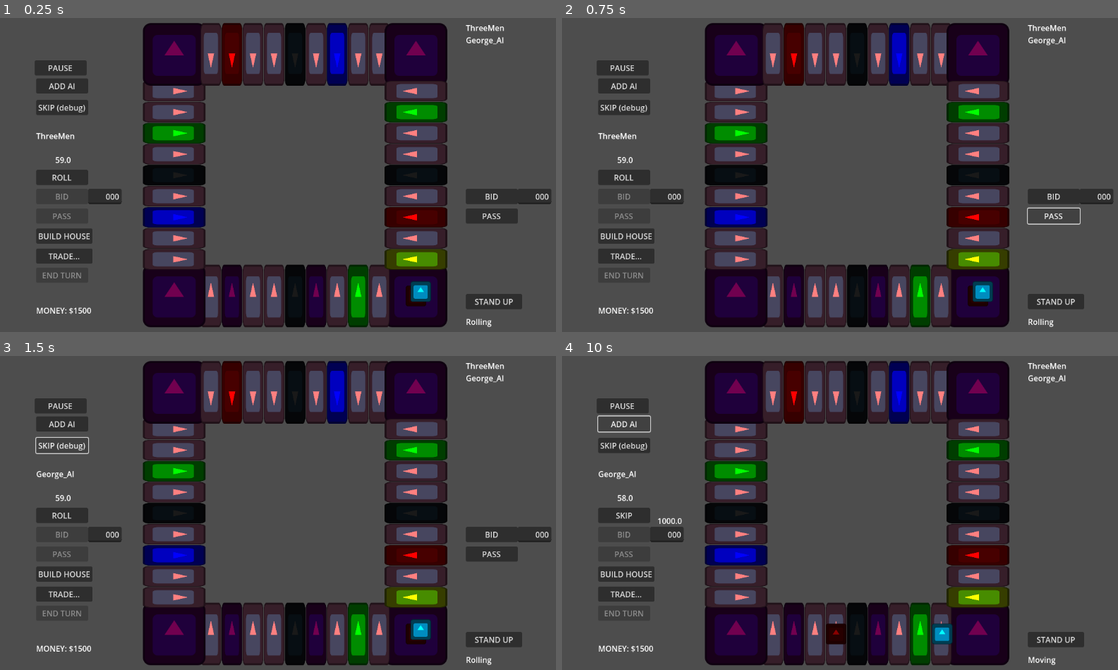
Above: before the commit, frames 1-4 (two rows, left to right).
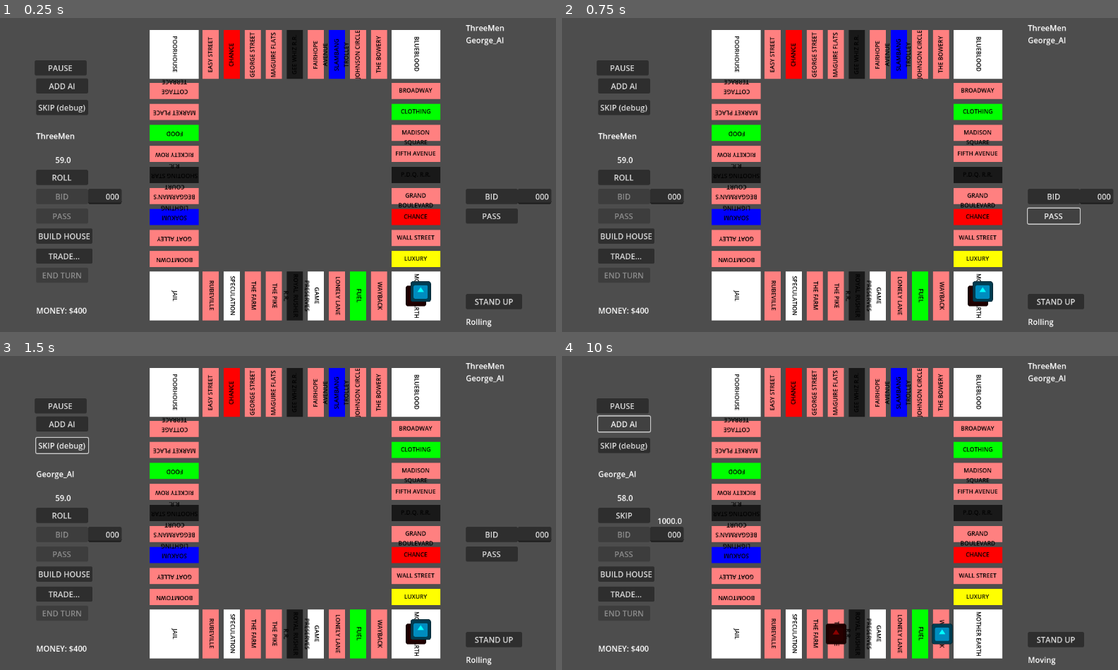
Above: after the commit, the same moments.

Repository: maclark/TheLandlordsGame
Game: Godot game, scene res://Landlord.tscn
The game is run twice, just before and just after one commit, with the same random seed, the same clock (stepped at 60 frames per second) and the same inputs. The engine's default icon, where the game draws it, is replaced by a stand-in: a white triangle on a blue panel in a dark square.
Inputs:
- Up to frame 1 (0.25 s): no input
- Up to frame 2 (0.75 s): click "PASS" at 0.5 s
- Up to frame 3 (1.5 s): click "SKIP (debug)" at 1.25 s
- Up to frame 4 (10 s): click "SKIP (debug)" at 2 s; click "ADD AI" at 2.75 s; click "STAND UP" at 3.5 s; click "SIT" at 4.25 s; click "ROLL" at 5 s; click "BID" at 5.75 s; click "PASS" at 6.5 s; click "BUILD HOUSE" at 7.25 s; click "TRADE..." at 8 s; click "END TURN" at 8.75 s; click "ADD AI" at 9.5 s

The runs differ from the first frame. In frame 1, 31% of the frame differs, in the area x 13-81%, y 1-99%; in frame 2, 31%; in frame 3, 31%; in frame 4, 31%.
Error before the commit: Out of bounds get index '0' (on base: 'Array[Player]') (res://scripts/GameBoard.gd:565)
Error after the commit: Out of bounds get index '0' (on base: 'Array[Player]') (res://scripts/GameBoard.gd:589)

Commit message:
Defined chance deck Defined luxury deck Converted normal and corner squares into white squares with label child Defined some starting component values

Diff:
--- a/CornerSquare.tscn
+++ b/CornerSquare.tscn
@@ -1,10 +1,22 @@
 [gd_scene load_steps=3 format=3 uid="uid://coeepal6ubv7m"]
 
-[ext_resource type="Texture2D" uid="uid://d30nmjmahfmd" path="res://icon.svg" id="1_4xp8s"]
+[ext_resource type="Texture2D" uid="uid://ipf7iv5ex20" path="res://white-square.png" id="2_4xp8s"]
 [ext_resource type="Script" uid="uid://dnvgakkgay4fc" path="res://scripts/Square.gd" id="2_r2t6n"]
 
-[node name="CornerSquare" type="Sprite2D"]
-modulate = Color(0.443137, 0, 0.309804, 1)
-texture = ExtResource("1_4xp8s")
+[node name="Square" type="Node2D"]
 script = ExtResource("2_r2t6n")
-type = 1
+
+[node name="Sprite2D" type="Sprite2D" parent="."]
+texture = ExtResource("2_4xp8s")
+
+[node name="Label" type="Label" parent="."]
+offset_left = 10.0
+offset_top = -50.0
+offset_right = 110.0
+offset_bottom = -17.0
+rotation = 1.5708
+theme_override_colors/font_color = Color(0, 0, 0, 1)
+theme_override_font_sizes/font_size = 12
+text = "ST JAMES PLACE"
+horizontal_alignment = 1
+autowrap_mode = 2
--- a/NormalSquare.tscn
+++ b/NormalSquare.tscn
@@ -1,11 +1,23 @@
 [gd_scene load_steps=3 format=3 uid="uid://cgxabbrci58n6"]
 
-[ext_resource type="Texture2D" uid="uid://d30nmjmahfmd" path="res://icon.svg" id="1_rk711"]
+[ext_resource type="Texture2D" uid="uid://ipf7iv5ex20" path="res://white-square.png" id="2_rk711"]
 [ext_resource type="Script" uid="uid://dnvgakkgay4fc" path="res://scripts/Square.gd" id="2_wkptf"]
 
-[node name="NormalSquare" type="Sprite2D"]
-modulate = Color(0.443137, 0, 0.309804, 1)
+[node name="Square" type="Node2D"]
+script = ExtResource("2_wkptf")
+
+[node name="Sprite2D" type="Sprite2D" parent="."]
 scale = Vector2(0.33, 1)
-texture = ExtResource("1_rk711")
-script = ExtResource("2_wkptf")
-type = 2
+texture = ExtResource("2_rk711")
+
+[node name="Label" type="Label" parent="."]
+offset_left = 10.0
+offset_top = -50.0
+offset_right = 110.0
+offset_bottom = -17.0
+rotation = 1.5708
+theme_override_colors/font_color = Color(0, 0, 0, 1)
+theme_override_font_sizes/font_size = 12
+text = "ST JAMES PLACE"
+horizontal_alignment = 1
+autowrap_mode = 2
--- /dev/null
+++ b/scripts/ChanceDeck.gd
@@ -0,0 +1,50 @@
+class_name ChanceDeck
+
+var deck: Array[int] = []
+var deck_index: int = 0
+
+func _init() -> void:
+	for i in range(0, 16):
+		deck.append(i)
+	deck.shuffle()
+	deck_index = 0
+
+func draw_card(index: int, _board: GameBoard) -> void:
+	# note: placing card at bottom of deck, not shuffling it in
+	# TODO implement functionality duh
+	index = (index + 1) % deck.size()
+	match index:
+		0:
+			print("go ahead 3 spaces")
+		1:
+			print("take a free turn")
+		2:
+			print("go to Mother Earth (collect wages)")
+		3:
+			print("go to jail")
+		4:
+			print("go to wall st")
+		5:
+			print("pay $100 taxes")
+		6:
+			print("collect $75 from lawsuit")
+		7:
+			print("miss a turn")
+		8:
+			print("go to mother earth (colelct $100 wages)") # duplicate, mismatched subtitle tho
+		9:
+			print("collect $100 tax refund")
+		10:
+			print("collect $25 from each player")
+		11:
+			print("get ouf of jail (return card to deck after use)")
+		12:
+			print("collect $50 from sale of stock")
+		13:
+			print("pay $50 stock loss")
+		14:
+			print("pay $25 to each player")
+		15:
+			print("pay $75 lawyer's fees")
+		_:
+			push_warning("oob card index: %d" % index)
--- a/scripts/GameBoard.gd
+++ b/scripts/GameBoard.gd
@@ -41,8 +41,12 @@
 @onready var auction_high_bid:		Label = get_node("%AuctionUI/HighBid")
 @onready var auction_bidders:		Label = get_node("%AuctionUI/HighBidders")
 
+
 var single_taxing:			bool = false
+var public_treasury:		int = 0
 var current_laps:			int = 0
+var chance_deck:			ChanceDeck = null
+var luxury_deck:			LuxuryDeck = null
 var square_going_to:		Square = null
 var square_came_from:		Square = null
 var current_player_money:	Label = null
@@ -76,7 +80,10 @@
 }
 
 func reset_settings() -> void:
-	start_money 			= Landlord.START_MONEY
+	start_money = 400
+	match (players.size()):
+		2: start_money = 600
+		3: start_money = 500
 	labor_on_mother_earth 	= Landlord.LABOR_ON_MOTHER_EARTH
 	time_per_turn 			= Landlord.TIME_PER_TURN
 	time_per_bid 			= Landlord.TIME_PER_BID
@@ -90,6 +97,9 @@
 	id = new_id
 	lord = new_lord
 	host = new_host
+	chance_deck = lord.ChanceDeckClass.new()
+	luxury_deck = lord.LuxuryDeckClass.new()
+
 	start_butt.pressed.connect(start_game)
 
 	var add_ai_button: Button = get_node("%AddAI")
@@ -99,7 +109,6 @@
 	var stand_up_button: Button = get_node("%StandUp")
 	stand_up_button.pressed.connect(stand_up)
 
-	# connect buttons
 	roll_butt.pressed.connect(roll_dice)
 	bid_butt.pressed.connect(bid_submitted)
 	pass_bid_butt.pressed.connect(pass_bid_pressed)
@@ -115,7 +124,7 @@
 	var noncurrent_pass_bid_butt = noncurrent_ui.get_node("Pass2")
 	noncurrent_pass_bid_butt.pressed.connect(pass_bid) # i think ok
 
-	# make board squares
+	# start with Mother Earth (GO) in bot right and go clockwise
 	make_square(Square.Type.Go, "MOTHER EARTH", 0, 0)
 	make_square(Square.Type.Property, "WAYBACK", 25, 0)
 	make_square(Square.Type.Taxes, "FUEL", 10, 0)
@@ -277,7 +286,6 @@
 			while keep_going:
 				var step = delta * move_speed
 				var next_square_index = current_player.square.num + 1
-				print("next_square_index %d" % next_square_index)
 				if next_square_index == squares.size():
 					next_square_index = 0
 				var to_destination = squares[next_square_index].position - current_player.token.position
@@ -286,7 +294,6 @@
 					if next_square_index == 0: # we've reached Go!
 						current_laps += 1
 					current_player.square = squares[next_square_index]
-					print("current_player.square: %s(%d)" % [current_player.square.title, current_player.square.num])
 					if current_player.square == square_going_to:
 						skip_move_animation = false
 						place_player_token(current_player, square_going_to)
@@ -490,25 +497,41 @@
 	var rent = 10
 	match square.type:
 		Square.Type.Property:
-			rent = square.sale_price + square.houses * square.house_rent
+			rent = square.land_rent + square.houses * lord.HOUSE_RENT
 		Square.Type.Utility:
-			#TODO
-			pass
+			rent = 5
+			if square.lord:
+				var utilities_owned = square.lord.properties.filter(func(sqr): return sqr.type == Square.Type.Utility)
+				# a "municipal cinch"!
+				if utilities_owned.size() == 2:
+					rent = 25
 		Square.Type.Railroad:
-			#TODO
-			pass
+			rent = 5
+			if square.lord:
+				var rrs_owned = square.lord.properties.filter(func(sqr): return sqr.type == Square.Type.Utility).size()
+				match rrs_owned:
+					2: rent = 10
+					3: rent = 20
+					4: rent = 50
+					_: push_warning("how do you own %d rrs?" % rrs_owned)
+		_:  push_warning("unhandled square is charging rent?: %s" % square.nickname)
 
 	if tenant.money >= rent:
-		print(tenant.nickname + " paid rent $%d(-$%d)" % [tenant.money, rent])
 		tenant.money -= rent
-		square.lord.money += rent
 		update_money(tenant)
-		update_money(square.lord)
+		if square.lod:
+			update_money(square.lord)
+			square.lord.money += rent
+			print(tenant.nickname + " paid rent $%d(-$%d) to %s" % [tenant.money, rent, square.lord.nickname])
+		else:
+			public_treasury += rent
+			print(tenant.nickname + " paid rent $%d(-$%d) to public treasury" % [tenant.money, rent])
 		mode = Mode.WaitingForEndTurn
 	else:
 		if tenant.is_ai:
 			pass
 			# TODO bankruptcy!
+			# offer selling of goods or something?
 
 func start_auction(for_sale : Square) -> void:
 	print("start bidding for %s" % for_sale.title)
@@ -535,6 +558,7 @@
 			winner = top_bidders.pick_random()
 	elif top_bidders.size() == 0:
 		# TODO auction with no winner?
+		# paid into PUBLIC TREASURY (maybe this does nothing until LVT?)
 		pass
 	else:
 		winner = top_bidders[0]
--- a/scripts/Landlord.gd
+++ b/scripts/Landlord.gd
@@ -3,7 +3,7 @@
 
 # TODO a chat! duh, ugh
 
-@onready var listings:				Node2D = $Listings
+@onready var listings:		Node2D = $Listings
 
 var BoardListingScene 		= preload("res://BoardListing.tscn")
 var GameBoardScene 			= preload("res://GameBoard.tscn")
@@ -12,6 +12,8 @@
 var PlayerTokenScene 		= preload("res://PlayerToken.tscn")
 var PlayerClass 			= preload("res://scripts/Player.gd")
 var UserClass 				= preload("res://scripts/User.gd")
+var ChanceDeckClass 		= preload("res://scripts/ChanceDeck.gd")
+var LuxuryDeckClass 		= preload("res://scripts/LuxuryDeck.gd")
 var board_listings:			Array[BoardListing] = []
 var default_player_names: 	Array[String] = []
 var hosting_button: 		Button = null
@@ -23,7 +25,9 @@
 const LABOR_ON_MOTHER_EARTH 	= 200
 const TIME_PER_TURN 			= 60.0
 const TIME_PER_BID 				= 1000.0
-const START_MONEY 				= 1500
+const BEGINNER_START_MONEY		= 75
+const HOUSE_RENT				= 10
+const IMPROVEMENT_COST			= 100
 const PLAYER_COLORS = [Color.DARK_RED, Color.AQUA, Color.CHARTREUSE, Color.YELLOW]
 
 func _ready() -> void:
--- /dev/null
+++ b/scripts/LuxuryDeck.gd
@@ -0,0 +1,47 @@
+class_name LuxuryDeck
+
+var deck: Array[int] = []
+var deck_index: int = 0
+
+func _init() -> void:
+	for i in range(0, 27):
+		deck.append(i)
+	deck.shuffle()
+	deck_index = 0
+
+func draw_card(index: int) -> void:
+	# note: placing card at bottom of deck, not shuffling it in
+	index = (index + 1) % deck.size()
+	var description = "-"
+	match index:
+		0: description = "AN AUTOMOBILE"
+		1: description = "A SUMMER AT THE SEASHORE"
+		2: description = "A LIBRARY"
+		3: description = "A BUST OF HENRY GEORGE"
+		4: description = "ROAST TURKEY & DRESSING"
+		5: description = "A FINE CIGAR"
+		6: description = "A PET PANDA"
+		7: description = "A TYPE WRITER"
+		8: description = "BREAKFAST IN BED"
+		9: description = "A PAIR OF SPATS"
+		10: description = "A FUR COAT"
+		11: description = "A DAY OFF"
+		12: description = "A TELESCOPE"
+		13: description = "A TELEPHONE"
+		14: description = "A MAID"
+		15: description = "A PRINTING PRESS"
+		16: description = "A VICTROLA"
+		17: description = "LA SWELLE HOTEL"
+		18: description = "A TUXEDO"
+		19: description = "A KISS"
+		20: description = "STEAK AT DEMONICO'S"
+		21: description = "A VISIT TO THE SOUTH"
+		22: description = "A TEDDY BEAR"
+		23: description = "HENRICI'S RESTAURANT"
+		24: description = "A BASEBALL CLUB"
+		25: description = "AN AEROPLANE"
+		26: description = "A DIAMOND RING"
+		_:
+			push_warning("oob card index: %d" % index)
+			description = "unhandled card index: " + str(index)
+	print("card drawn: %s, worth $100 at end of game" % description)
--- a/scripts/Square.gd
+++ b/scripts/Square.gd
@@ -8,7 +8,9 @@
 @export var title : String = "unknown property"
 @export var sale_price : int = 100
 @export var land_rent : int = 10
-@export var house_rent : int = 5
+
+
+
 
 var lord : Player = null
 var houses : int = 0 # yes, corners won't have houses TODO house object, Array[House]
@@ -36,16 +38,22 @@
 	title = _title
 	sale_price = _sale_price
 	land_rent = _land_rent
-	match type:
-		Type.Property:
-			modulate = Color(1, .5, .5, 1)
-		Type.Railroad:
-			modulate = Color(.1, .1, .1, 1)
-		Type.Utility:
-			modulate = Color(0, 0, 1, 1)
-		Type.Chance:
-			modulate = Color(1, 0, 0, 1)
-		Type.Luxury:
-			modulate = Color(1, 1, 0, 1)
-		Type.Taxes:
-			modulate = Color(0, 1, 0, 1)
+
+	var label = $Label
+	if label: label.text = title
+
+	var sprite = $Sprite2D
+	if sprite:
+		match type:
+			Type.Property:
+				sprite.modulate = Color(1, .5, .5, 1)
+			Type.Railroad:
+				sprite.modulate = Color(.1, .1, .1, 1)
+			Type.Utility:
+				sprite.modulate = Color(0, 0, 1, 1)
+			Type.Chance:
+				sprite.modulate = Color(1, 0, 0, 1)
+			Type.Luxury:
+				sprite.modulate = Color(1, 1, 0, 1)
+			Type.Taxes:
+				sprite.modulate = Color(0, 1, 0, 1)
Not shown, changed: todo.txt
Binary file added: white-square.png
